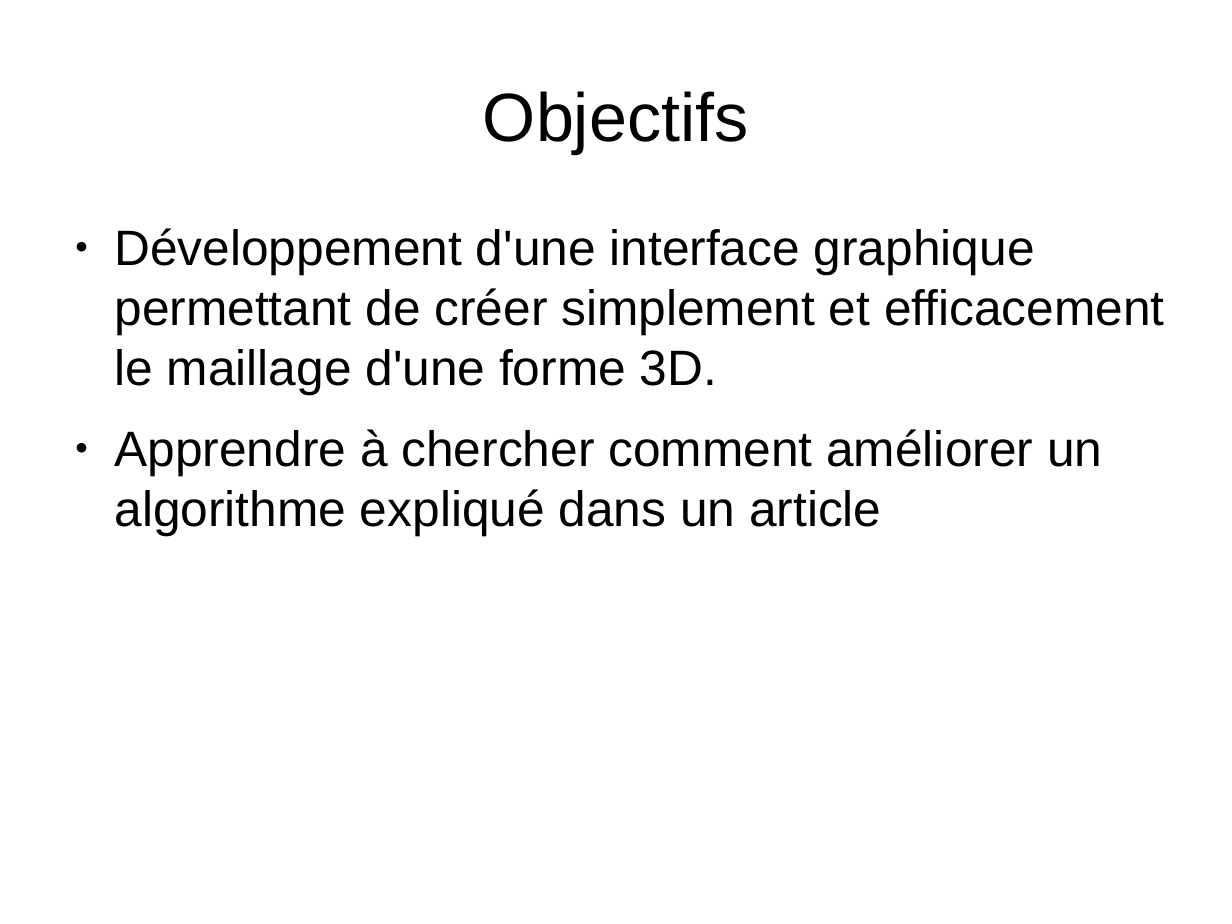
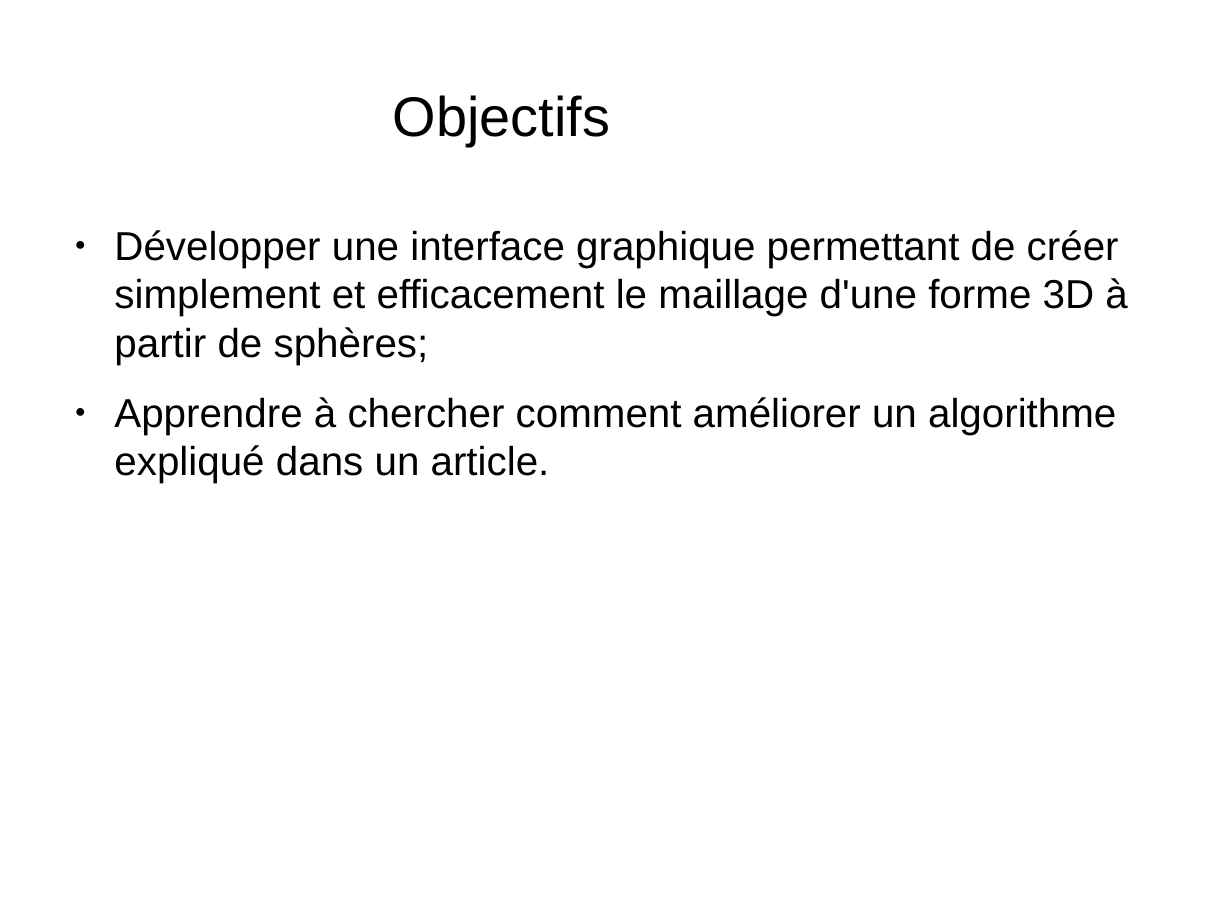
Before and after one commit to juliendvl/modeleur-bmesh, a slide deck: slide 2 of SCHEME/diapos_scheme.odp (slide 3 before the commit). Drawn at 1232x924 pixels with LibreOffice and Linux fonts; fonts in the diff are those of the drawing; background and template pictures are left out. Boxes give left, top, right and bottom in pixels: in the first picture for what was removed or moved away, otherwise in the second. Text is boxed around its words. In the diff, an @@ line names an element or a change of style, - is before the commit and + after.

```diff
--- a/SCHEME/diapos_scheme.odp
+++ b/SCHEME/diapos_scheme.odp
@@ title "Objectifs" moved from (x1=483, y1=91, x2=748, y2=153) to (x1=393, y1=95, x2=610, y2=146) @@
@@ title "Objectifs" at (x1=393, y1=95, x2=610, y2=146): size 44 to 36 pt @@
@@ text at (x1=114, y1=230, x2=1127, y2=483): text changed; size 32 to 26 pt @@
-● Développement d'une interface graphique permettant de créer simplement et efficacement le maillage d'une forme 3D.
-● Apprendre à chercher comment améliorer un algorithme expliqué dans un article
+● Développer une interface graphique permettant de créer simplement et efficacement le maillage d'une forme 3D à partir de sphères;
+● Apprendre à chercher comment améliorer un algorithme expliqué dans un article.
```
Also in this commit, not shown: 9 other slides changed, 1 slide added, 1 slide removed.
